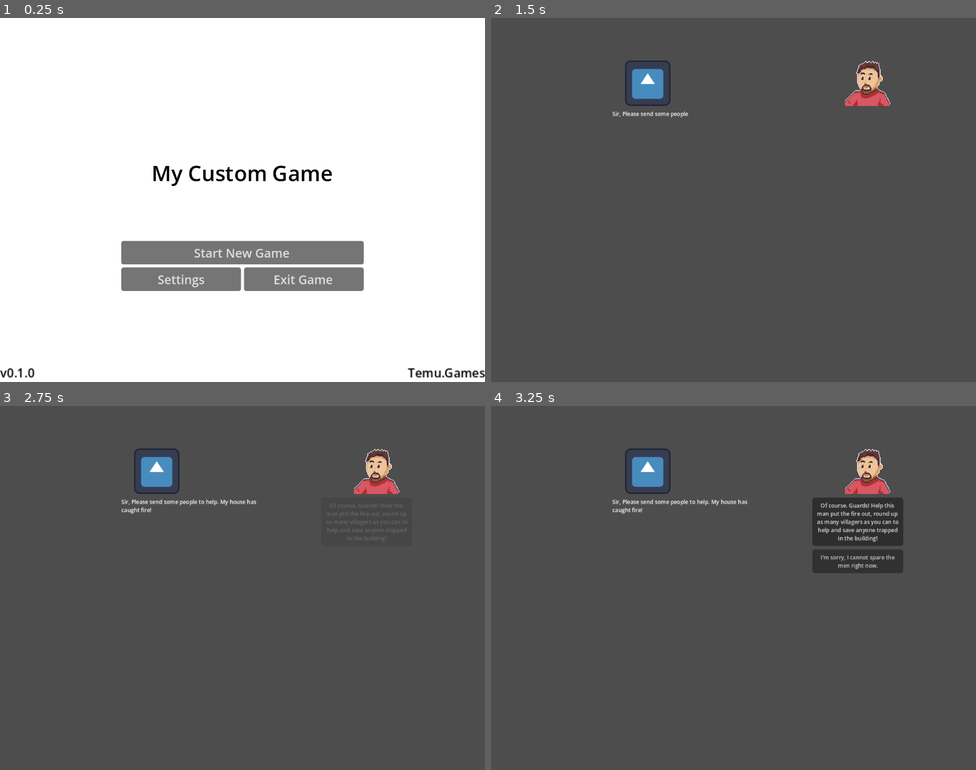
Above: before the commit, frames 1-4 (two rows, left to right).
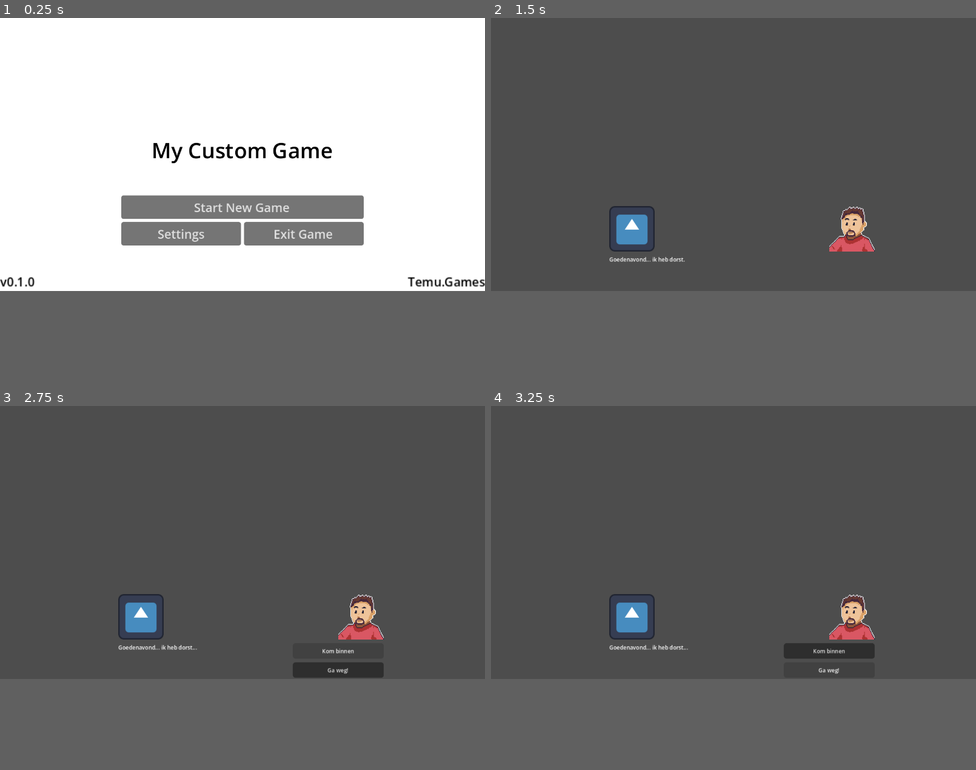
Above: after the commit, the same moments.

Repository: Alduthir/CountDownGame
Game: Godot game, scene res://MainMenu/MainMenu.tscn
Same seed, same stepped clock (60 frames per second), same inputs: the game is played once before the commit and once after it. The engine's default icon, where the game draws it, is replaced by a stand-in: a white triangle on a blue panel in a dark square.
Inputs (mouse positions are in pixels of both pictures, inside the frame that each line leads up to):
- Up to frame 1 (0.25 s): no input
- Up to frame 2 (1.5 s): click "Start New Game" at 0.5 s; tap Enter at 1.25 s
- Up to frame 3 (2.75 s): click (339, 733) at 2 s, where only the run after the commit has a clickable "Kom binnen"
- Up to frame 4 (3.25 s): click (830, 759) at 2.75 s, where only the run after the commit has a clickable "Ga weg!"
The window is 800x600 before the commit and 800x450 after it. Grey fills any space a smaller window leaves; there, only what the larger window draws over its background counts as a difference.

The runs differ from the first frame. In frame 1, 14% of the frame differs, in the area x 0-100%, y 34-99%; in frame 2, 3.1%; in frame 3, 4.0%; in frame 4, 7.3%.
Error after the commit: Invalid operands 'int' and 'String' in operator '=='. (res://DialogueV2/dialog_system.gd:52)

Commit message:
rewrite Dialog + adding dialog to start scene

Diff:
--- a/Dialogue/DialogueSystem.tscn
+++ b/Dialogue/DialogueSystem.tscn
@@ -29,10 +29,10 @@
 anchors_preset = 15
 anchor_right = 1.0
 anchor_bottom = 1.0
-offset_left = 80.0
-offset_top = 96.0
-offset_right = 80.0
-offset_bottom = 96.0
+offset_left = 64.0
+offset_top = 61.0
+offset_right = 64.0
+offset_bottom = 61.0
 grow_horizontal = 2
 grow_vertical = 2
 scale = Vector2(0.6, 0.6)
--- /dev/null
+++ b/DialogueV2/DialogSystem.tscn
@@ -0,0 +1,65 @@
+[gd_scene format=3 uid="uid://c7bqc5p3h1i5y"]
+
+[ext_resource type="Script" uid="uid://cdtayklefiism" path="res://DialogueV2/dialog_system.gd" id="1_u62x5"]
+[ext_resource type="Texture2D" uid="uid://b1mrsita7sr7o" path="res://icon.svg" id="2_cyj5f"]
+[ext_resource type="Theme" uid="uid://duarm5fhevydq" path="res://Castle/castle_theme.tres" id="3_ey7y4"]
+
+[node name="DialogSystem" type="Node2D" unique_id=1480868554]
+position = Vector2(160, 90)
+script = ExtResource("1_u62x5")
+character_image = ExtResource("2_cyj5f")
+
+[node name="Background" type="TextureRect" parent="." unique_id=2105733600]
+anchors_preset = 15
+anchor_right = 1.0
+anchor_bottom = 1.0
+grow_horizontal = 2
+grow_vertical = 2
+theme = ExtResource("3_ey7y4")
+
+[node name="VBoxContainer" type="VBoxContainer" parent="." unique_id=1013480835]
+anchors_preset = 15
+anchor_right = 1.0
+anchor_bottom = 1.0
+offset_left = -82.0
+offset_top = 34.0
+offset_right = 210.0
+offset_bottom = 154.0
+grow_horizontal = 2
+grow_vertical = 2
+scale = Vector2(0.6, 0.6)
+alignment = 1
+
+[node name="HBoxContainer" type="HBoxContainer" parent="VBoxContainer" unique_id=287182223]
+custom_minimum_size = Vector2(200, 50)
+propagate_maximum_size = false
+layout_mode = 2
+theme_override_constants/separation = 192
+alignment = 1
+
+[node name="Count" type="TextureRect" parent="VBoxContainer/HBoxContainer" unique_id=967117667]
+layout_mode = 2
+texture = ExtResource("2_cyj5f")
+expand_mode = 2
+
+[node name="Villager" type="TextureRect" parent="VBoxContainer/HBoxContainer" unique_id=1601390216]
+layout_mode = 2
+texture = ExtResource("2_cyj5f")
+expand_mode = 2
+
+[node name="DialogueContainer" type="HBoxContainer" parent="VBoxContainer" unique_id=1250846505]
+layout_mode = 2
+size_flags_vertical = 3
+theme = ExtResource("3_ey7y4")
+
+[node name="Dialogue" type="RichTextLabel" parent="VBoxContainer/DialogueContainer" unique_id=1993470291]
+layout_mode = 2
+size_flags_horizontal = 3
+theme = ExtResource("3_ey7y4")
+text = "Lorem ipsum dolor sit amet consectetur adipiscing elit. Quisque faucibus ex sapien vitae pellentesque sem placerat. In id cursus mi pretium tellus duis convallis. Tempus leo eu aenean sed diam urna tempor. Pulvinar vivamus fringilla lacus nec metus bibendum egestas. Iaculis massa nisl malesuada lacinia integer nunc posuere. Ut hendrerit semper vel class aptent taciti sociosqu. Ad litora torquent per conubia nostra inceptos himenaeos."
+
+[node name="ResponseContainer" type="VBoxContainer" parent="VBoxContainer/DialogueContainer" unique_id=1303904020]
+custom_minimum_size = Vector2(100, 0)
+layout_mode = 2
+size_flags_horizontal = 10
+theme = ExtResource("3_ey7y4")
--- /dev/null
+++ b/DialogueV2/dialog_data.gd
@@ -0,0 +1,5 @@
+class_name DialogData
+extends Resource
+
+@export var portrait: Texture2D
+@export var conversation: Array[DialogStep]
--- /dev/null
+++ b/DialogueV2/dialog_response.gd
@@ -0,0 +1,9 @@
+class_name DialogResponse
+extends Resource
+
+enum Actions { SET_VALUES, END }
+enum Values { HEALTH, SUS, TEST}
+
+@export var label: String
+@export var action: Actions
+@export var values: Dictionary[Values, int]
--- /dev/null
+++ b/DialogueV2/dialog_step.gd
@@ -0,0 +1,5 @@
+class_name DialogStep
+extends Resource
+
+@export var text: String
+@export var responses: Array[DialogResponse]
--- /dev/null
+++ b/DialogueV2/dialog_system.gd
@@ -0,0 +1,62 @@
+extends Node2D
+
+signal dialog_finished(result: Dictionary)
+
+@export var character_image: Texture2D
+@onready var portrait = $VBoxContainer/HBoxContainer/Villager
+@onready var dialog_text = $VBoxContainer/DialogueContainer/Dialogue
+@onready var responses_container = $VBoxContainer/DialogueContainer/ResponseContainer
+
+var steps: Array[DialogStep] = []
+var current_step: int = 0
+
+func start_dialog(persona_image: Texture2D, conversation: Array[DialogStep]):
+	character_image = persona_image
+	portrait.texture = character_image
+	steps = conversation
+	current_step = 0
+	visible = true
+	_show_step()
+
+func _show_step():
+	if current_step >= steps.size():
+		_end_dialog()
+		return
+
+	var step = steps[current_step]
+
+	dialog_text.text = step.text
+	dialog_text.visible_ratio = 0.0
+	var tween := create_tween()
+	var text_appearing_duration : float = step.text.length() / 30.0
+	tween.tween_property(dialog_text, "visible_ratio", 1.0, text_appearing_duration)
+	tween.finished.connect(_render_buttons)
+
+	# Clear old buttons
+	for child in responses_container.get_children():
+		child.queue_free()
+
+func _render_buttons():
+	var step = steps[current_step]
+	# Create response buttons
+	for i in step.responses.size():
+		var response = step.responses[i]
+		var btn = Button.new()
+		btn.text = response["label"]
+		btn.pressed.connect(_on_response.bind(response))
+		responses_container.add_child(btn)
+
+func _on_response(response: DialogResponse):
+	if response.action != null:
+		var action = response.action
+		if action == "end":
+			_end_dialog()
+			return
+		if action == "set_values":
+			dialog_finished.emit({"set_values": response.values})
+
+	current_step += 1
+	_show_step()
+
+func _end_dialog():
+	visible = false
--- a/Stages/Stage_1/Wakeup.tres
+++ /dev/null
@@ -1,8 +0,0 @@
-[gd_resource type="Resource" script_class="DialogueEntry" format=3 uid="uid://jffrdujccby5"]
-
-[ext_resource type="Script" uid="uid://c5kpn8txihbv7" path="res://Dialogue/tools/dialogue_choice.gd" id="1_yu87w"]
-[ext_resource type="Script" uid="uid://dntknnuc1tx1u" path="res://Dialogue/tools/dialogue_entry.gd" id="2_1c76g"]
-
-[resource]
-script = ExtResource("2_1c76g")
-metadata/_custom_type_script = "uid://dntknnuc1tx1u"
--- a/Stages/Stage_1/Wakeup.tscn
+++ b/Stages/Stage_1/Wakeup.tscn
@@ -1,6 +1,59 @@
 [gd_scene format=3 uid="uid://db20vgbosllb3"]
 
-[ext_resource type="PackedScene" uid="uid://b0fc2bfi4t8gj" path="res://Dialogue/DialogueSystem.tscn" id="1_8hhkg"]
+[ext_resource type="Script" uid="uid://c4vcpt1egjj56" path="res://Stages/Stage_1/wakeup.gd" id="1_8hhkg"]
+[ext_resource type="Texture2D" uid="uid://5xmko42jclas" path="res://Resources/portraits/peer.png" id="2_348wc"]
+[ext_resource type="Script" uid="uid://c2k7ystm53bkf" path="res://DialogueV2/dialog_step.gd" id="2_td61u"]
+[ext_resource type="PackedScene" uid="uid://c7bqc5p3h1i5y" path="res://DialogueV2/DialogSystem.tscn" id="2_vigwt"]
+[ext_resource type="Script" uid="uid://b543j03pna7xr" path="res://DialogueV2/dialog_data.gd" id="3_td61u"]
+[ext_resource type="Script" uid="uid://bt7dbtglx23uf" path="res://DialogueV2/dialog_response.gd" id="3_wy6ru"]
+
+[sub_resource type="Resource" id="Resource_pcam2"]
+script = ExtResource("3_wy6ru")
+label = "Kom binnen"
+action = 1
+values = Dictionary[int, int]({
+1: 9,
+2: 9
+})
+metadata/_custom_type_script = "uid://bt7dbtglx23uf"
+
+[sub_resource type="Resource" id="Resource_qtpgy"]
+script = ExtResource("3_wy6ru")
+label = "Ga weg!"
+metadata/_custom_type_script = "uid://bt7dbtglx23uf"
+
+[sub_resource type="Resource" id="Resource_lfvaf"]
+script = ExtResource("3_wy6ru")
+label = "Wat wil je?"
+metadata/_custom_type_script = "uid://bt7dbtglx23uf"
+
+[sub_resource type="Resource" id="Resource_wy6ru"]
+script = ExtResource("2_td61u")
+text = "Goedenavond... ik heb dorst..."
+responses = Array[ExtResource("3_wy6ru")]([SubResource("Resource_pcam2"), SubResource("Resource_qtpgy"), SubResource("Resource_lfvaf")])
+metadata/_custom_type_script = "uid://c2k7ystm53bkf"
+
+[sub_resource type="Resource" id="Resource_o3bkd"]
+script = ExtResource("3_wy6ru")
+label = "Ja natuurlijk"
+metadata/_custom_type_script = "uid://bt7dbtglx23uf"
+
+[sub_resource type="Resource" id="Resource_ykw1g"]
+script = ExtResource("3_wy6ru")
+label = "nee"
+metadata/_custom_type_script = "uid://bt7dbtglx23uf"
+
+[sub_resource type="Resource" id="Resource_un1s2"]
+script = ExtResource("2_td61u")
+text = "Mag ik wat water?"
+responses = Array[ExtResource("3_wy6ru")]([SubResource("Resource_o3bkd"), SubResource("Resource_ykw1g")])
+metadata/_custom_type_script = "uid://c2k7ystm53bkf"
+
+[sub_resource type="Resource" id="Resource_wsrf3"]
+script = ExtResource("3_td61u")
+portrait = ExtResource("2_348wc")
+conversation = Array[ExtResource("2_td61u")]([SubResource("Resource_wy6ru"), SubResource("Resource_un1s2")])
+metadata/_custom_type_script = "uid://b543j03pna7xr"
 
 [node name="Wakeup" type="Control" unique_id=35681556]
 layout_mode = 3
@@ -9,10 +62,7 @@
 anchor_bottom = 1.0
 grow_horizontal = 2
 grow_vertical = 2
+script = ExtResource("1_8hhkg")
+dialog_data = SubResource("Resource_wsrf3")
 
-[node name="DialogueSystem" parent="." unique_id=505604403 instance=ExtResource("1_8hhkg")]
-layout_mode = 1
-anchors_preset = 10
-anchor_bottom = 0.0
-grow_vertical = 1
-size_flags_horizontal = 4
+[node name="DialogSystem" parent="." unique_id=1480868554 instance=ExtResource("2_vigwt")]
--- /dev/null
+++ b/Stages/Stage_1/wakeup.gd
@@ -0,0 +1,16 @@
+extends Control
+
+@export var dialog_data: DialogData
+
+func _ready() -> void:
+	$DialogSystem.start_dialog(dialog_data.portrait, dialog_data.conversation)
+	$DialogSystem.dialog_finished.connect(_on_dialog_done)
+
+# Called every frame. 'delta' is the elapsed time since the previous frame.
+func _process(delta: float) -> void:
+	pass
+
+func _on_dialog_done(result: Dictionary):
+	if result.has("set_values"):
+		for key in result["set_values"]:
+			pass
--- a/project.godot
+++ b/project.godot
@@ -18,7 +18,7 @@
 [display]
 
 window/size/viewport_width=320
-window/size/viewport_height=240
+window/size/viewport_height=180
 window/stretch/mode="canvas_items"
 window/stretch/aspect="expand"
 
Not shown, added: DialogueV2/dialog_data.gd.uid
Not shown, added: DialogueV2/dialog_response.gd.uid
Not shown, added: DialogueV2/dialog_step.gd.uid
Not shown, added: DialogueV2/dialog_system.gd.uid
Not shown, added: Stages/Stage_1/wakeup.gd.uid
